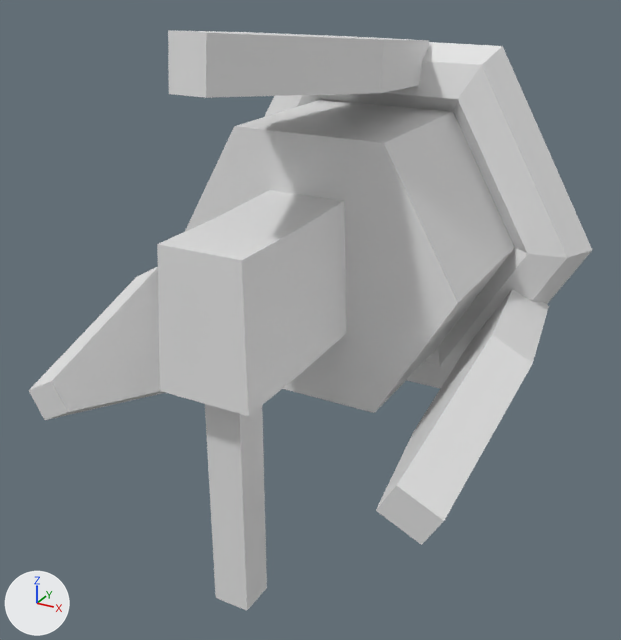
One commit to the glTF model Assets/3D_models/Mobs/Drone.glb: the scene before it, then after it.
Rendered twice from a camera (50 mm lens) standing at (2.09, -4.86, 1.61) and looking at (-0.03, -1.01, -0.32). The axes (+X, +Y, +Z) are drawn at lower left. The lights are the same throughout. Objects named as collision shapes, trigger or cutter boxes, shadow casters or lower levels of detail are left out. Where no turn or scale is listed for an object, it has been applied to the vertices. Vertices at the same position are counted once.
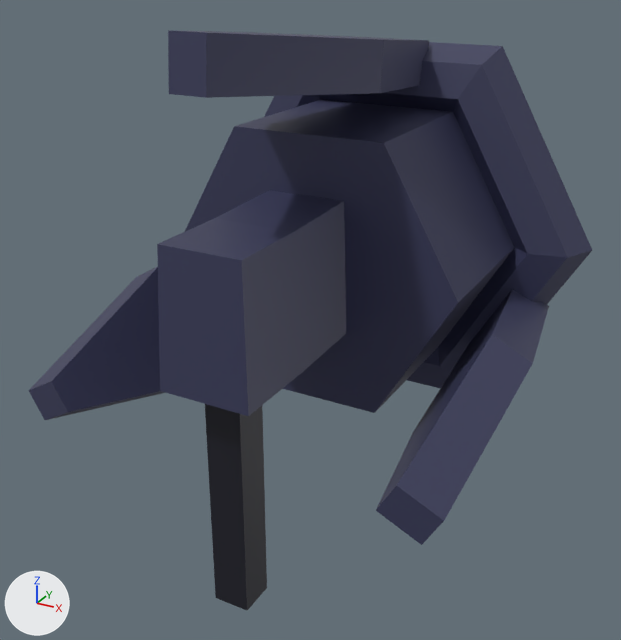
Commit message: drone fix

Where the newer file only moved an object's origin or applied its transform, the numbers keep the older frame.

Pixel boxes [x1, y1, x2, y2] of what changed, in the pictures (621 x 640 px):
```json
{"object": "Cylinder", "change": "recoloured", "before": [29, 30, 592, 610], "after": [29, 30, 592, 610], "on screen": "grey to blue"}
```

Edits to the scene script, one JSON object a line:
```json
{"op": "add", "block": "mat_metal", "code": "n2 = _N.new('ShaderNodeMix'); n2.name = 'Mix'"}
{"op": "add", "block": "mat_metal", "code": "n2.data_type = 'RGBA'"}
{"op": "add", "block": "mat_metal", "code": "n2.blend_type = 'MULTIPLY'"}
{"op": "add", "block": "mat_metal", "code": "n2.inputs[0].default_value = 1.0  # 'Factor'"}
{"op": "add", "block": "mat_metal", "code": "n2.inputs[7].default_value = (0.0423, 0.0452, 0.105, 1.0)  # 'B', dark blue #3a3c5b"}
{"op": "add", "block": "mat_metal", "code": "n3 = _N.new('ShaderNodeVertexColor'); n3.name = 'Color Attribute'"}
{"block": "mat_metal", "where": "n0 = _N.new('ShaderNodeBsdfPrincipled'); n0.name = 'Principled BSDF'"}
{"op": "add", "block": "mat_metal", "code": "_L.new(n2.outputs[2], n0.inputs[0])  # 'Result' to 'Base Color'"}
{"op": "add", "block": "mat_metal", "code": "_L.new(n3.outputs[0], n2.inputs[6])  # 'Color' to 'A'"}
{"op": "add", "block": "mat_gun", "code": "n2 = _N.new('ShaderNodeMix'); n2.name = 'Mix'"}
{"op": "add", "block": "mat_gun", "code": "n2.data_type = 'RGBA'"}
{"op": "add", "block": "mat_gun", "code": "n2.blend_type = 'MULTIPLY'"}
{"op": "add", "block": "mat_gun", "code": "n2.inputs[0].default_value = 1.0  # 'Factor'"}
{"op": "add", "block": "mat_gun", "code": "n2.inputs[7].default_value = (0.00892, 0.00939, 0.0186, 1.0)  # 'B', black #181825"}
{"op": "add", "block": "mat_gun", "code": "n3 = _N.new('ShaderNodeVertexColor'); n3.name = 'Color Attribute'"}
{"block": "mat_gun", "where": "n0 = _N.new('ShaderNodeBsdfPrincipled'); n0.name = 'Principled BSDF'"}
{"op": "add", "block": "mat_gun", "code": "_L.new(n2.outputs[2], n0.inputs[0])  # 'Result' to 'Base Color'"}
{"op": "add", "block": "mat_gun", "code": "_L.new(n3.outputs[0], n2.inputs[6])  # 'Color' to 'A'"}
{"block": "me_cylinder", "where": "me_cylinder.from_pydata(...)  # 110 vertices, 200 faces; spans x -1.25..1.25, y -2.07..0.25, z -1.6..1.29"}
{"block": "me_cylinder", "where": "# used by ob_cylinder; location = (0.0, -0.005, 0.0)"}
{"block": "me_cylinder", "change": "me_cylinder part 1: vertex colours changed"}
```
